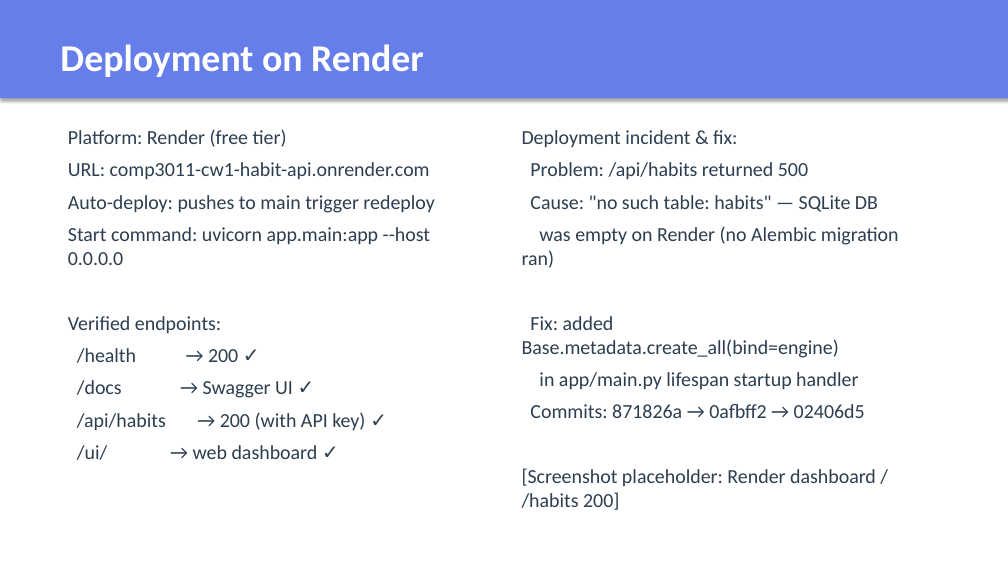
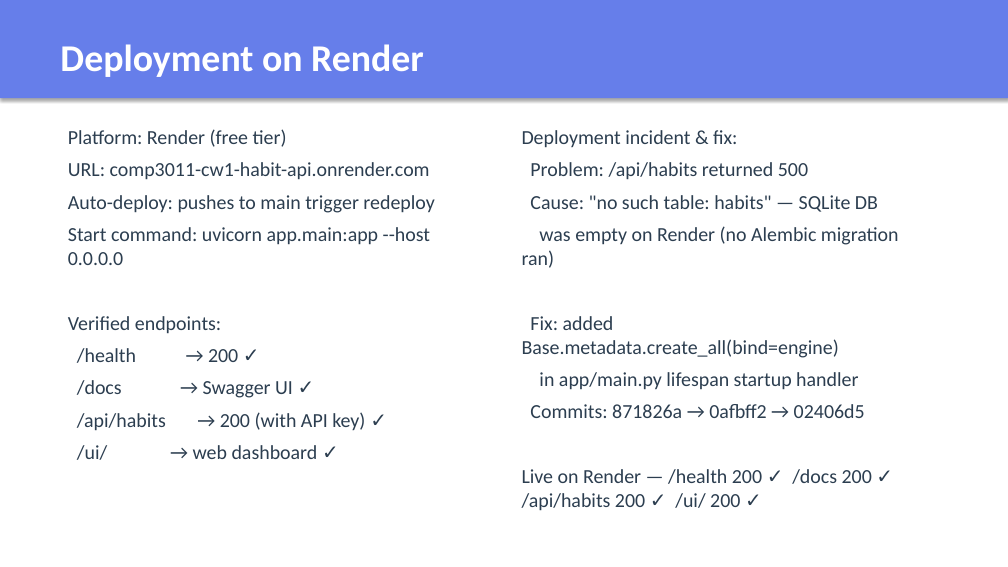
Before and after one commit to NicolasIssa1/COMP3011-CW1-HABIT-API, a slide deck: slide 8 of docs/PRESENTATION.pptx. Drawn at 1008x567 pixels with LibreOffice and Linux fonts; fonts in the diff are those of the drawing. Boxes give left, top, right and bottom in pixels: in the first picture for what was removed or moved away, otherwise in the second. Text is boxed around its words. In the diff, an @@ line names an element or a change of style, - is before the commit and + after.

Commit message:
docs: finalise presentation and API documentation for submission

```diff
--- a/docs/PRESENTATION.pptx
+++ b/docs/PRESENTATION.pptx
@@ text at (522,469,872,511): text changed @@
-[Screenshot placeholder: Render dashboard / /habits 200]
+Live on Render — /health 200 ✓ /docs 200 ✓ /api/habits 200 ✓ /ui/ 200 ✓
```
Also in this commit, not shown: 3 other slides changed, 1 other file.
